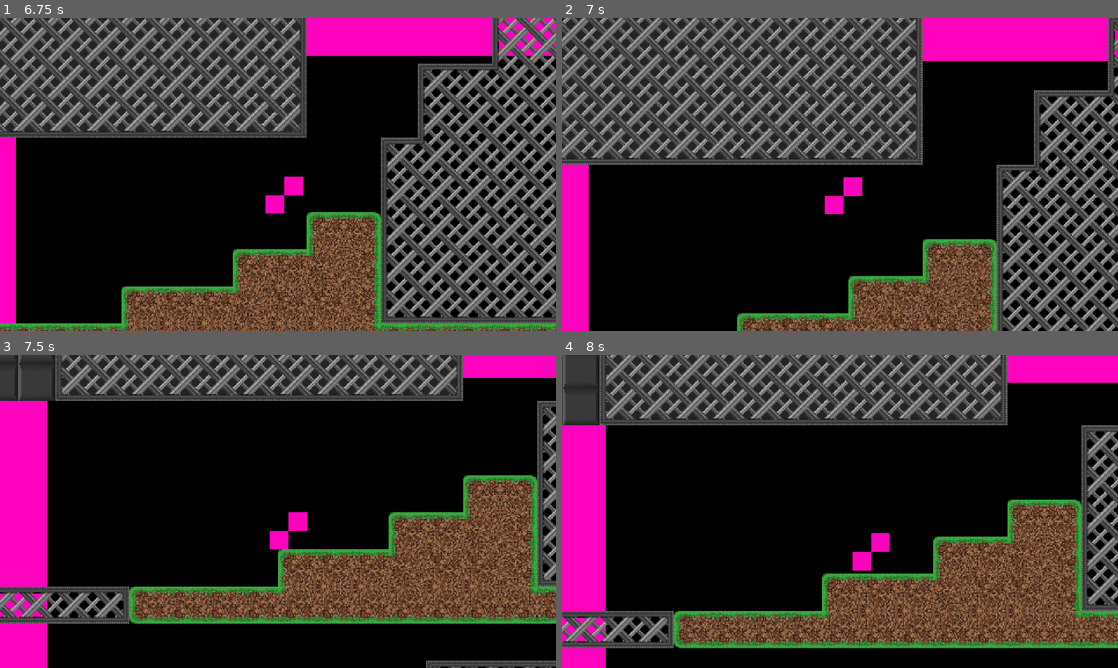
Above: before the commit, frames 1-4 (two rows, left to right).
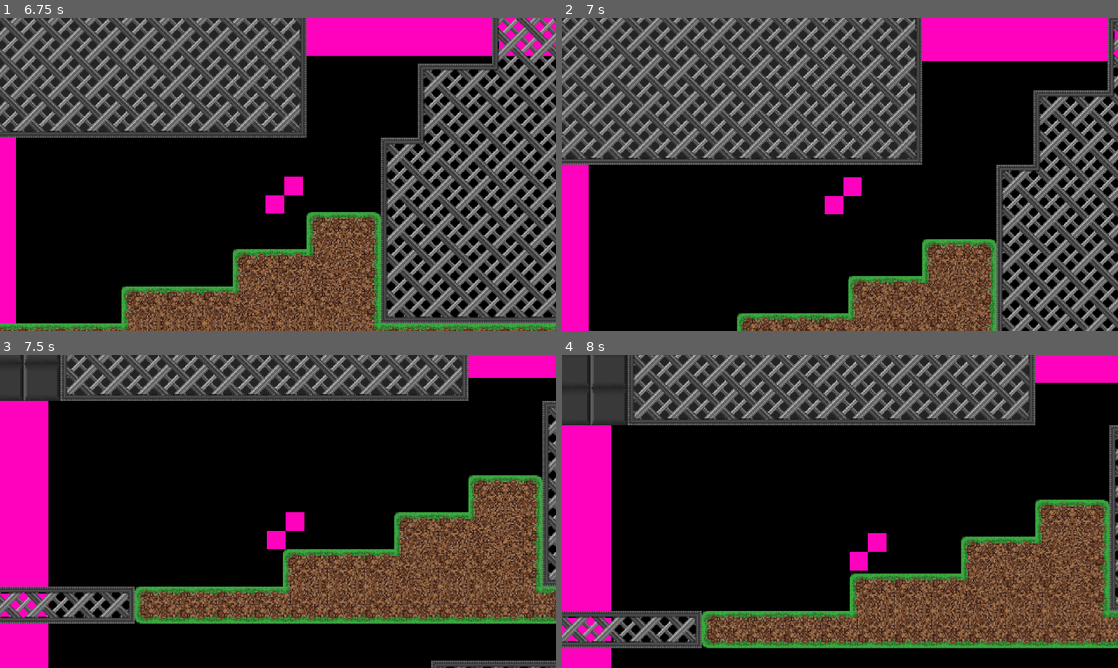
Above: after the commit, the same moments.

Repository: epimetheusgames/ProjectPrometheus
Game: Godot game, scene res://Levels/Playable/Level1.tscn
Same seed, same stepped clock (60 frames per second), same inputs: the game is played once before the commit and once after it. This scene is started directly instead of the project's main scene.
Inputs:
- Up to frame 1 (6.75 s): tap Enter (ui_accept) at 0.5 s; hold D (right) 0.53-2.03 s; tap W (jump) at 0.77, 1.52, 3.02, 3.77, 4.52, 6.02 s; hold A (left) 2.03-2.78 s; hold D (right) 2.78-4.28 s; hold A (left) 4.28-5.03 s; hold D (right) 5.03-5.78 s; hold A (left) from 5.78 s (still down)
- Up to frame 2 (7 s): keep holding A (left); tap W (jump) at 6.77 s
- Up to frame 3 (7.5 s): release A (left) at 7.28 s; hold D (right) from 7.28 s (still down)
- Up to frame 4 (8 s): keep holding D (right); tap W (jump) at 7.52 s

Frame 1 is identical in both runs. In frame 2, 5.5% of the frame differs, in the area x 0-100%, y 0-100%; in frame 3, 22%; in frame 4, 31%.

Commit message:
Tweaked coyote jumping

Diff:
--- a/Objects/Player.tscn
+++ b/Objects/Player.tscn
@@ -37,7 +37,7 @@
 scale = Vector2(0.5, 0.5)
 
 [node name="CoyoteJumpTimer" type="Timer" parent="Player"]
-wait_time = 0.02
+wait_time = 0.05
 one_shot = true
 
 [node name="Camera" type="Camera2D" parent="."]
--- a/project.godot
+++ b/project.godot
@@ -49,5 +49,4 @@
 [rendering]
 
 textures/canvas_textures/default_texture_filter=0
-renderer/rendering_method="mobile"
 anti_aliasing/quality/msaa_2d=2
